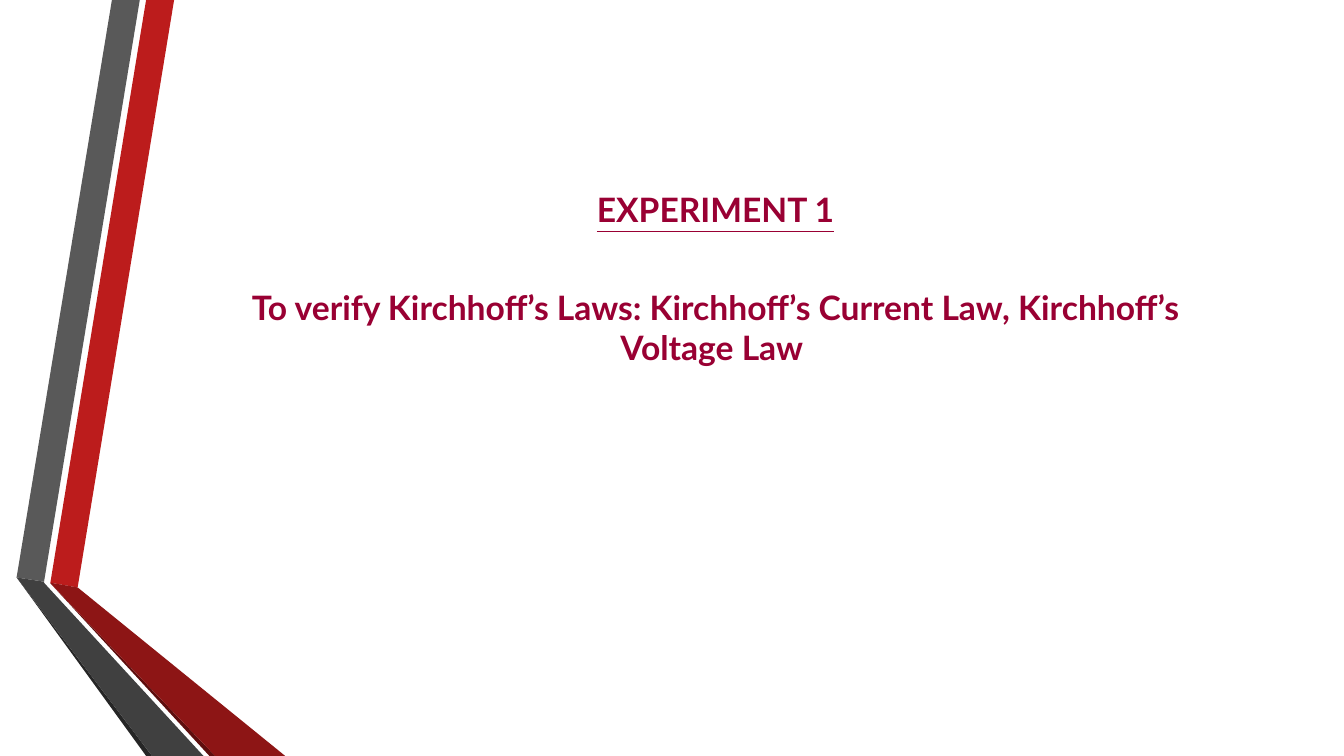
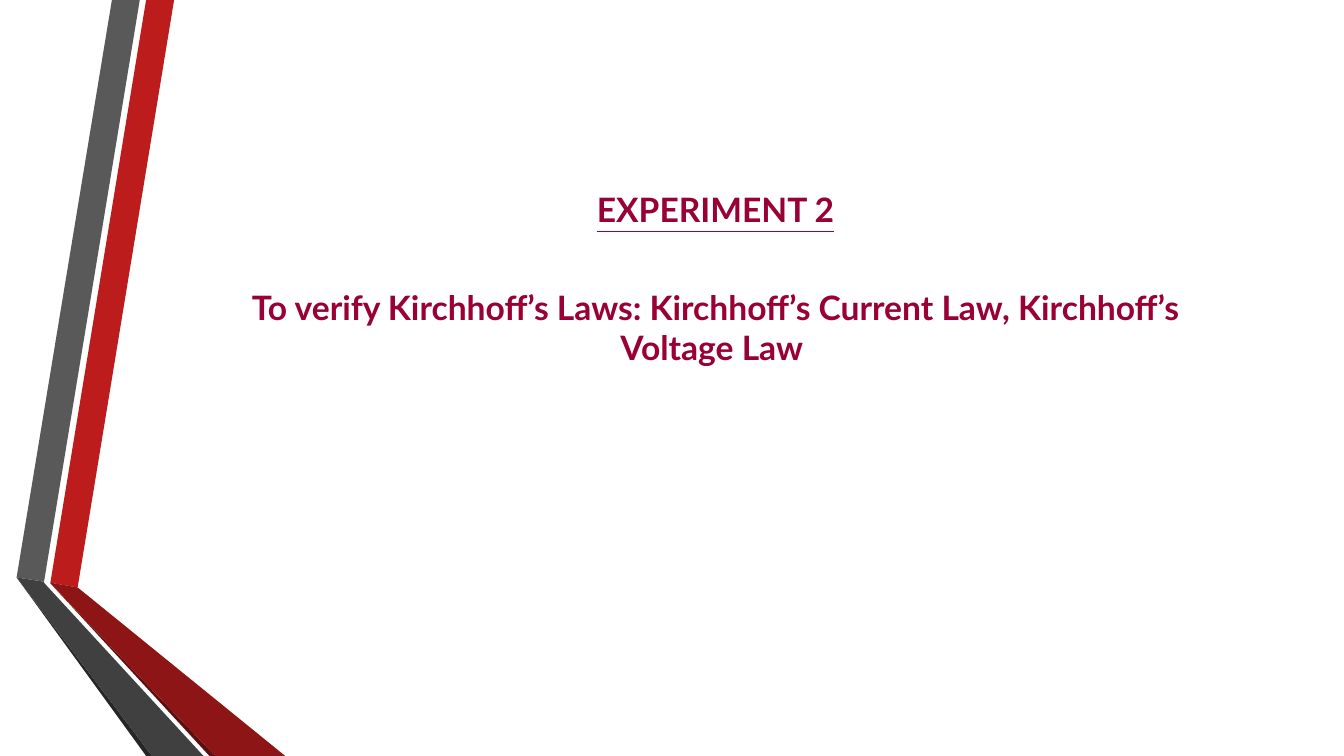
Before and after one commit to RahulAgrwal/Electrical-Virtual-lab, a slide deck: slide 2 of exp2/theoryimage/theory.pptx. Drawn at 1344x756 pixels with LibreOffice and Linux fonts; fonts in the diff are those of the drawing; background and template pictures are left out. Boxes give left, top, right and bottom in pixels: in the first picture for what was removed or moved away, otherwise in the second. Text is boxed around its words. In the diff, an @@ line names an element or a change of style, - is before the commit and + after.

```diff
--- a/exp2/theoryimage/theory.pptx
+++ b/exp2/theoryimage/theory.pptx
@@ text at [597, 197, 834, 222]: text changed @@
-EXPERIMENT 1
+EXPERIMENT 2
```
Also in this commit, not shown: 3 other slides changed, 3 slides added, 4 slides removed, 6 other files.
